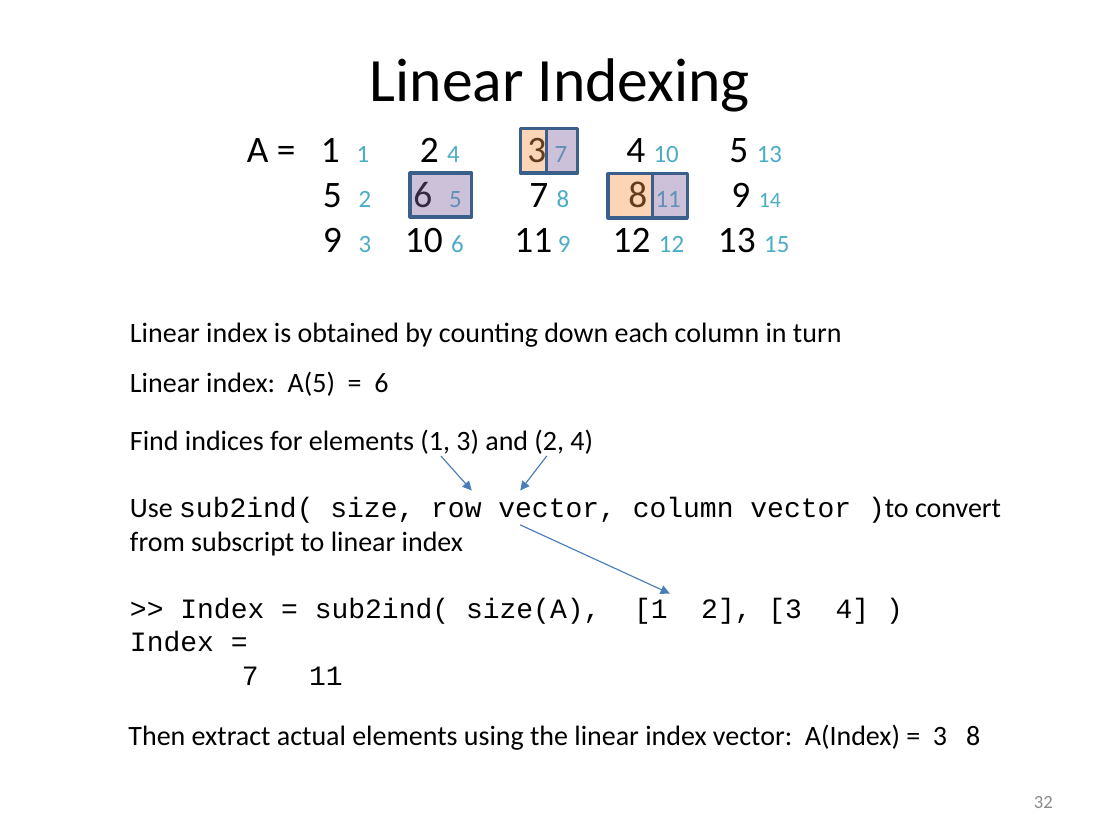
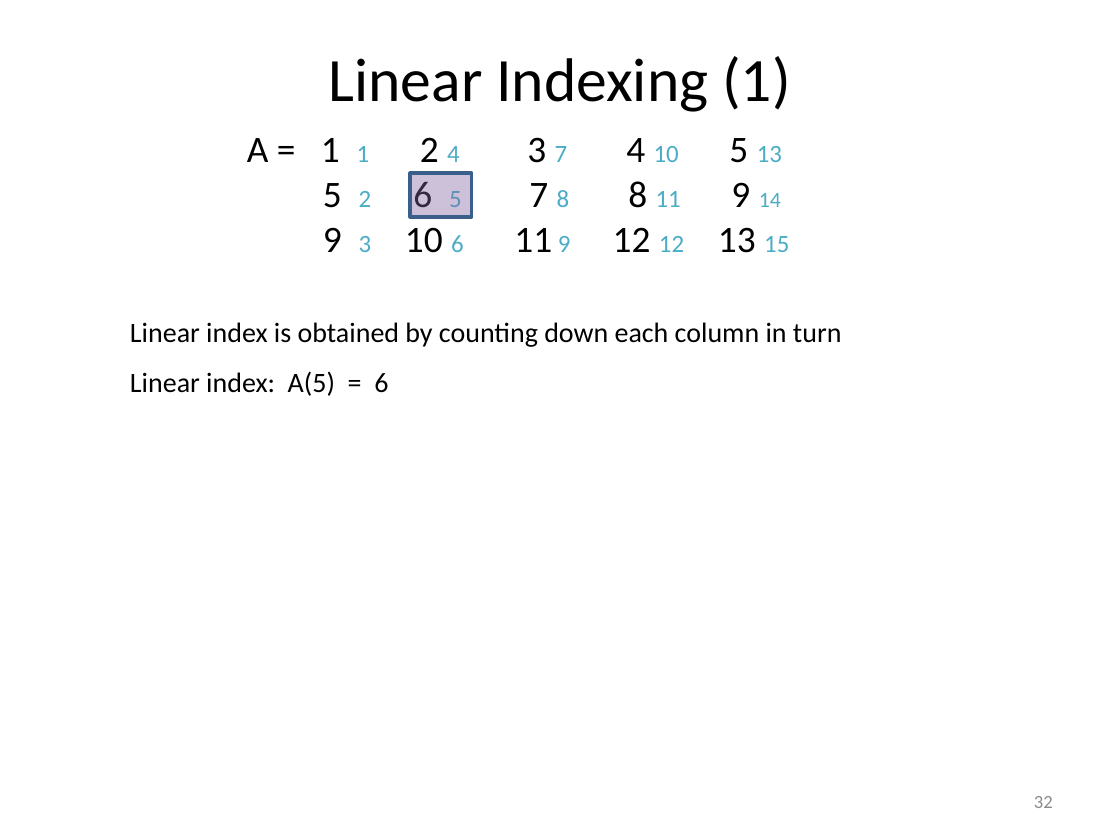
Before and after one commit to louisepb/MatlabBasicCourse, a slide deck: slide 32 of Introduction to MATLAB for Engineers.pptx. Drawn at 1120x840 pixels with LibreOffice and Linux fonts; fonts in the diff are those of the drawing. Boxes give left, top, right and bottom in pixels: in the first picture for what was removed or moved away, otherwise in the second. Text is boxed around its words. In the diff, an @@ line names an element or a change of style, - is before the commit and + after.

Commit message:
Updated linear indexing

```diff
--- a/Introduction to MATLAB for Engineers.pptx
+++ b/Introduction to MATLAB for Engineers.pptx
@@ title at [329, 56, 790, 112]: text changed @@
-Linear Indexing
+Linear Indexing (1)
@@ rectangle removed at [521, 129, 548, 172] @@
@@ rectangle removed at [547, 129, 578, 172] @@
@@ rectangle removed at [608, 174, 652, 217] @@
@@ rectangle removed at [652, 174, 687, 217] @@
@@ text removed at [130, 429, 1001, 624] @@
-Find indices for elements (1, 3) and (2, 4)
-Use sub2ind( size, row vector, column vector )to convert from subscript to linear index
->> Index = sub2ind( size(A), [1 2], [3 4] )
-Index =
-7 11
@@ arrow removed from (441, 456) to (472, 491) @@
@@ arrow removed from (547, 456) to (521, 491) @@
@@ arrow removed from (521, 525) to (670, 594) @@
@@ text removed at [128, 724, 980, 750] @@
-Then extract actual elements using the linear index vector: A(Index) = 3 8
```
Also in this commit, not shown: 1 other slide changed, 1 slide added.
